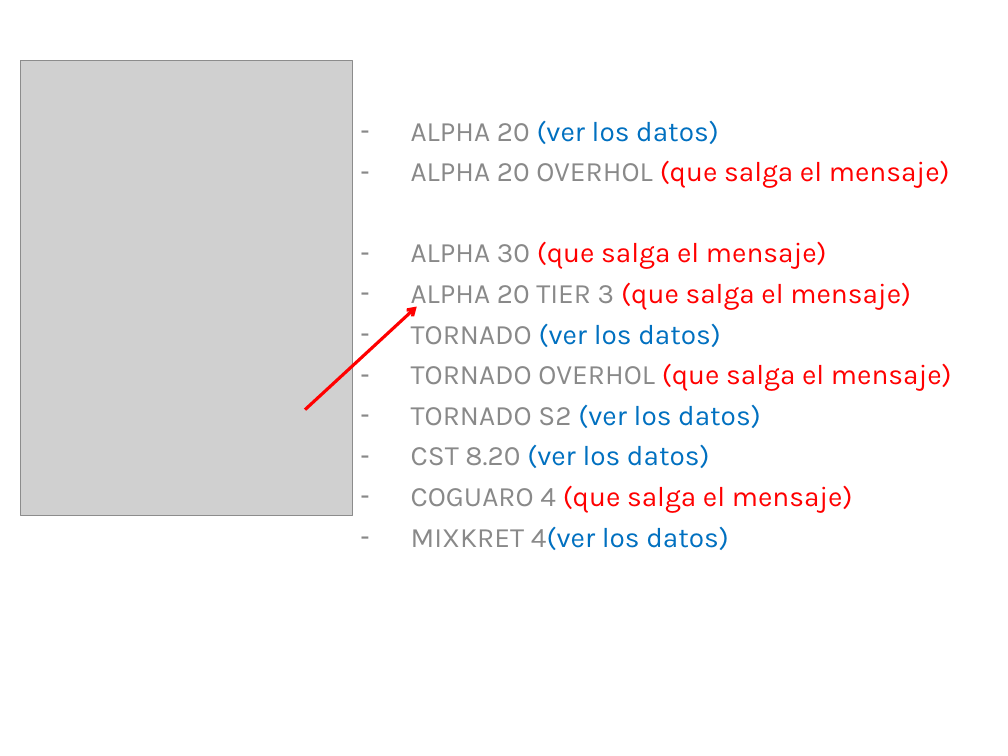
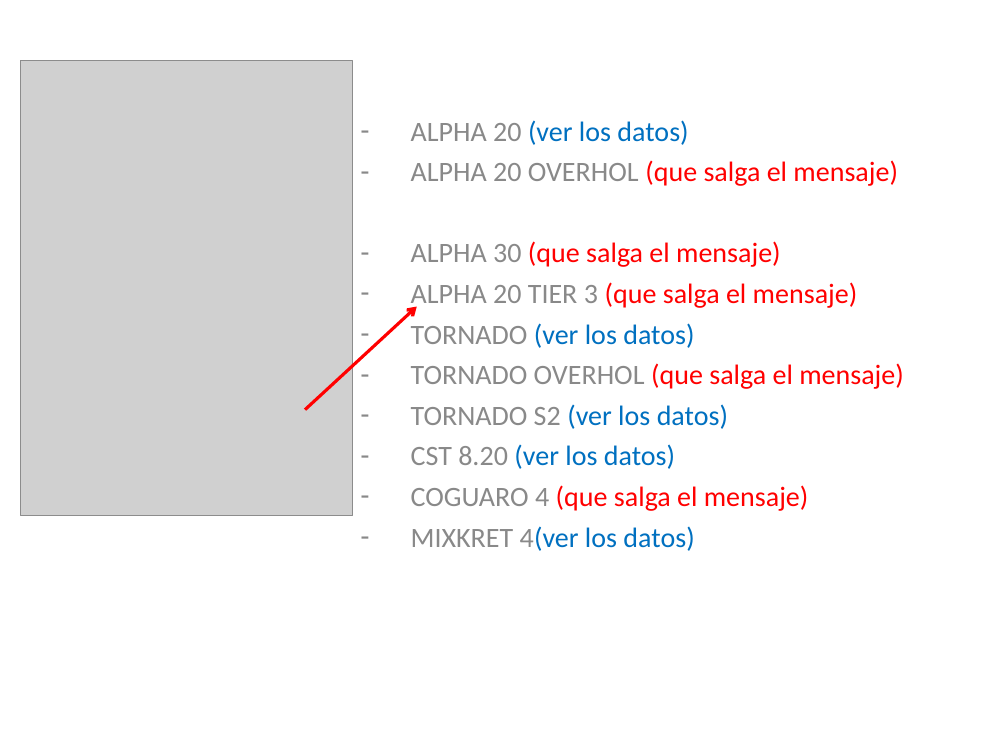
Before and after one commit to INTECEL2014/SISROB, a slide deck: slide 1 of Archivos/Hidraulicos/5.-Presiones-de-Trabajo/Detalle de programacion de presioes.ppt. Drawn at 1008x756 pixels with LibreOffice and Linux fonts; fonts in the diff are those of the drawing; grey boxes stand for pictures. Boxes give left, top, right and bottom in pixels: in the first picture for what was removed or moved away, otherwise in the second. Text is boxed around its words. In the diff, an @@ line names an element or a change of style, - is before the commit and + after.

```diff
--- a/Archivos/Hidraulicos/5.-Presiones-de-Trabajo/Detalle de programacion de presioes.ppt
+++ b/Archivos/Hidraulicos/5.-Presiones-de-Trabajo/Detalle de programacion de presioes.ppt
@@ subtitle "ALPHA 20 (ver los datos)" at [411, 120, 904, 551]: font Karla to Calibri @@
```
Also in this commit, not shown: 25 other files.
